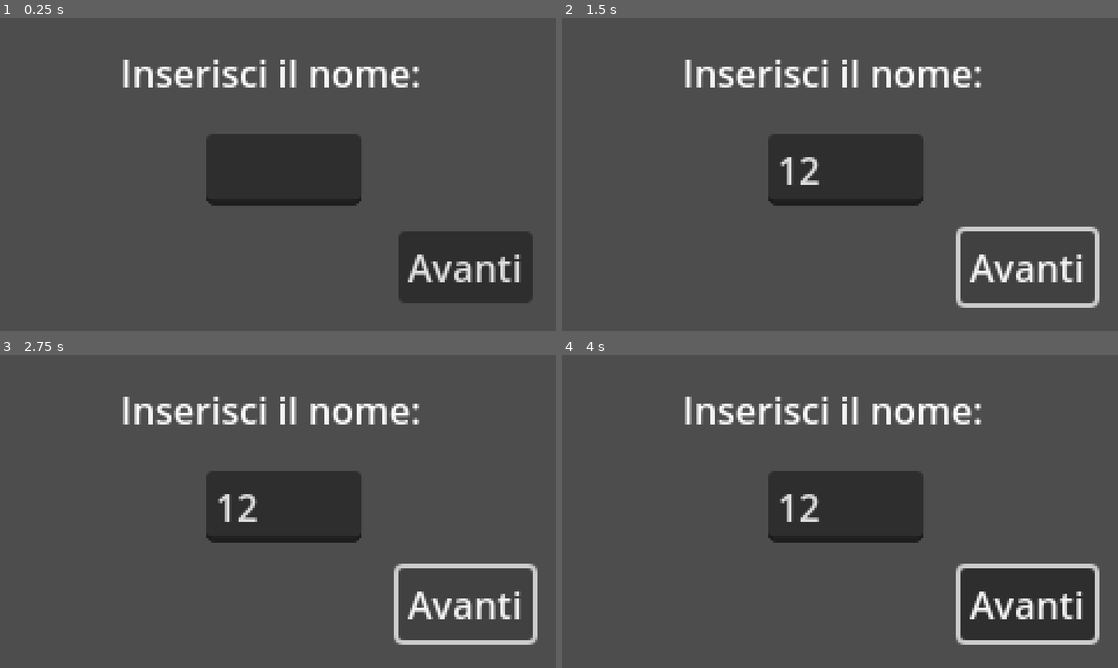
Above: before the commit, frames 1-4 (two rows, left to right).
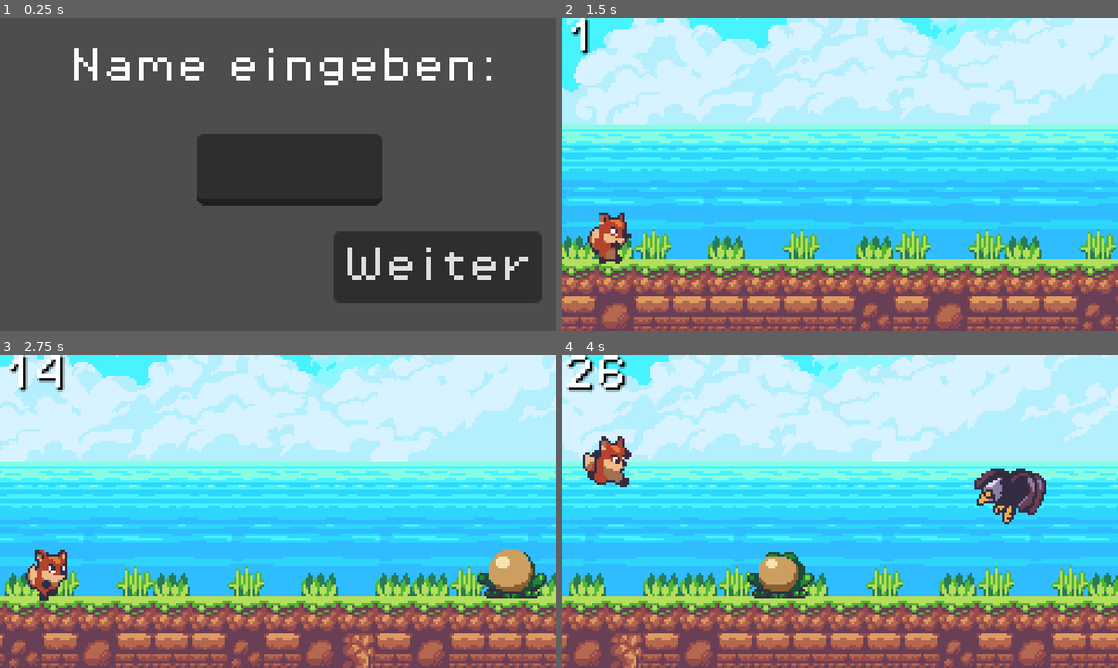
Above: after the commit, the same moments.

Repository: AmarAzizi/FoxAndFurious
Game: Godot game, scene res://scenes/iniziale.tscn
The game is run twice, just before and just after one commit, with the same random seed, the same clock (stepped at 60 frames per second) and the same inputs.
Inputs (mouse positions are in pixels of both pictures, inside the frame that each line leads up to):
- Up to frame 1 (0.25 s): no input
- Up to frame 2 (1.5 s): click (845, 171) at 0.52 s; type "12" at 0.6 s; click "Avanti" (after the commit: "Weiter") at 1.25 s
- Up to frame 3 (2.75 s): click (467, 605) at 2 s, where only the run before the commit has a clickable "Avanti"
- Up to frame 4 (4 s): click (1029, 605) at 2.75 s, where only the run before the commit has a clickable "Avanti"; move the mouse to (962, 495) at 3.52 s; click (962, 495) at 3.6 s

The runs differ from the first frame. In frame 1, 8.9% of the frame differs, in the area x 13-98%, y 9-92%; in frame 2, 100%, in the area x 0-100%, y 0-100%; in frame 3, 100%; in frame 4, 100%.
Error before the commit: Invalid call. Nonexistent function 'change_scene' in base 'SceneTree'. (res://scripts/iniziale.gd:14)

Commit message:
Speichern von Namen und Spielständen hinzugefügt

Diff:
--- a/project.godot
+++ b/project.godot
@@ -18,11 +18,13 @@
 [autoload]
 
 Global="*res://scripts/Global.gd"
+GlobalName="*res://scripts/GlobalName.gd"
 
 [display]
 
 window/size/viewport_width=240
 window/size/viewport_height=135
+window/size/mode=2
 window/stretch/mode="viewport"
 window/handheld/orientation=1
 
--- a/scenes/iniziale.tscn
+++ b/scenes/iniziale.tscn
@@ -1,6 +1,7 @@
-[gd_scene load_steps=2 format=3 uid="uid://c7axo5tqraxun"]
+[gd_scene load_steps=3 format=3 uid="uid://c7axo5tqraxun"]
 
 [ext_resource type="Script" path="res://scripts/iniziale.gd" id="1_rmkau"]
+[ext_resource type="FontFile" uid="uid://dni4v6pbhsx0f" path="res://Assets/PixelOperator8.ttf" id="2_y65xm"]
 
 [node name="Control" type="Control"]
 layout_mode = 3
@@ -11,25 +12,28 @@
 
 [node name="Label" type="Label" parent="."]
 layout_mode = 0
-offset_left = 52.0
-offset_top = 12.0
-offset_right = 182.0
-offset_bottom = 35.0
-text = "Inserisci il nome:"
+offset_left = 30.0
+offset_top = 13.0
+offset_right = 216.0
+offset_bottom = 36.0
+theme_override_fonts/font = ExtResource("2_y65xm")
+text = "Name eingeben:"
 
 [node name="LineEdit" type="LineEdit" parent="."]
 layout_mode = 0
-offset_left = 89.0
+offset_left = 85.0
 offset_top = 50.0
-offset_right = 156.063
+offset_right = 152.063
 offset_bottom = 81.0
+theme_override_fonts/font = ExtResource("2_y65xm")
 
 [node name="Button" type="Button" parent="."]
 layout_mode = 0
-offset_left = 172.0
+offset_left = 144.0
 offset_top = 92.0
-offset_right = 230.0
+offset_right = 234.0
 offset_bottom = 123.0
-text = "Avanti"
+theme_override_fonts/font = ExtResource("2_y65xm")
+text = "Weiter"
 
 [connection signal="pressed" from="Button" to="." method="_on_button_pressed"]
--- /dev/null
+++ b/scripts/GlobalName.gd
@@ -0,0 +1,31 @@
+extends Node
+
+var players_data = []  # Qui si salvano tutti i nomi e punteggi
+var current_player_name = ""  # Questo viene impostato quando il player scrive il nome
+
+const SAVE_FILE_PATH = "user://players.save"  # Percorso del file
+
+func _ready():
+	load_players()  # Carica i dati salvati all'inizio del gioco
+	print("Tutti i dati salvati:", players_data)
+
+func add_player(name: String, score: int):
+	players_data.append({"name": name, "score": score})
+	save_players()  # Ogni volta che aggiungi, salvi su disco
+
+func save_players():
+	var file = FileAccess.open(SAVE_FILE_PATH, FileAccess.WRITE)
+	var data_to_save = players_data
+	file.store_string(JSON.stringify(data_to_save))
+	file.close()
+	print("Dati salvati!")
+
+func load_players():
+	if FileAccess.file_exists(SAVE_FILE_PATH):
+		var file = FileAccess.open(SAVE_FILE_PATH, FileAccess.READ)
+		var content = file.get_as_text()
+		players_data = JSON.parse_string(content)
+		file.close()
+		print("Dati caricati!")
+	else:
+		print("Nessun file di salvataggio trovato.")
--- a/scripts/iniziale.gd
+++ b/scripts/iniziale.gd
@@ -4,13 +4,13 @@
 @onready var start_button = $Button
 
 func _ready():
-	# -> Metodo più “Godot 4 style”
 	start_button.pressed.connect(_on_start_button_pressed)
 
 func _on_start_button_pressed():
 	var player_name = name_input.text.strip_edges()
 	if player_name != "":
-		print("Nome del giocatore:", player_name)
-		get_tree().change_scene("res://scenes/node.tscn")
+		GlobalName.current_player_name = player_name
+		print("Giocatore selezionato:", GlobalName.current_player_name)
+		get_tree().change_scene_to_file("res://scenes/game.tscn")
 	else:
 		print("Per favore, inserisci un nome valido.")
--- a/scripts/node.gd
+++ b/scripts/node.gd
@@ -35,6 +35,10 @@
 	Engine.time_scale = 1
 	get_tree().reload_current_scene()
 
+	# Aggiunge il nome + punteggio nella lista globale
+	GlobalName.add_player(GlobalName.current_player_name, score)
+	print("Classifica aggiornata:", GlobalName.players_data)
+
 
 
 func _on_score_timer_timeout() -> void:
